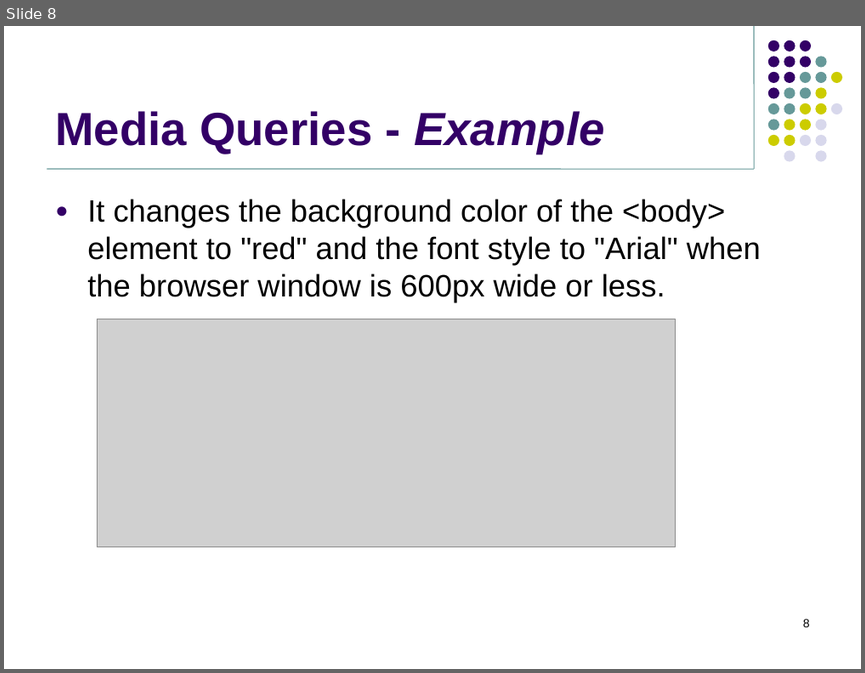
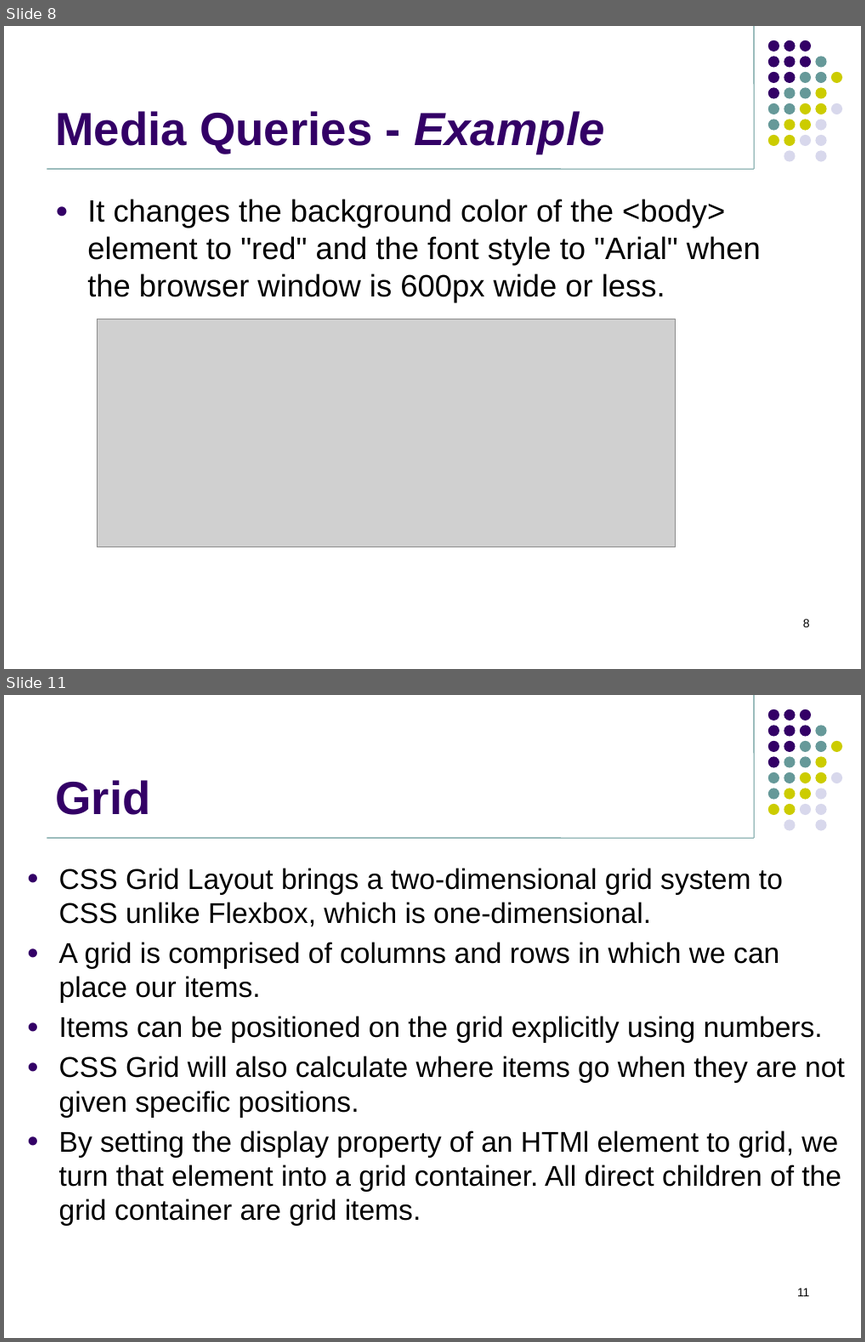
Before and after one commit to jasdhiratrevature/TrainingSlides, a slide deck: HTML/04_ResponsiveWebDesign.pptx. Shown one above the other, each under a label of ours: slide 8 before the commit, slides 8 and 11 after it; the slides between them are not shown. The pictures are 865x673 and 865x1342 pixels, drawn with LibreOffice and Linux fonts; fonts in the diff are those of the drawing; grey boxes stand for pictures; background and template pictures are left out. Boxes give left, top, right and bottom in pixels: in the first picture for what was removed or moved away, otherwise in the second. Text is boxed around its words. In the diff, an @@ line names an element or a change of style, - is before the commit and + after.

```diff
--- a/HTML/04_ResponsiveWebDesign.pptx
+++ b/HTML/04_ResponsiveWebDesign.pptx
@@ slide 11 added at [4, 695, 861, 1338], background #FFFFFF; not listed: 33 template elements that a slide beside it also shows @@
@@ title added at [55, 780, 150, 815], 39 pt, text #330066, bold @@
+Grid
@@ text added at [59, 868, 845, 1225], 24 pt, text #000000 @@
+● CSS Grid Layout brings a two-dimensional grid system to CSS unlike Flexbox, which is one-dimensional.
+● A grid is comprised of columns and rows in which we can place our items.
+● Items can be positioned on the grid explicitly using numbers.
+● CSS Grid will also calculate where items go when they are not given specific positions.
+● By setting the display property of an HTMl element to grid, we turn that element into a grid container. All direct children of the grid container are grid items.
@@ page number added at [797, 1287, 809, 1296], 10 pt, text #000000 @@
+11
```
Also in this commit, not shown: 1 slide changed, 6 other slides added.
